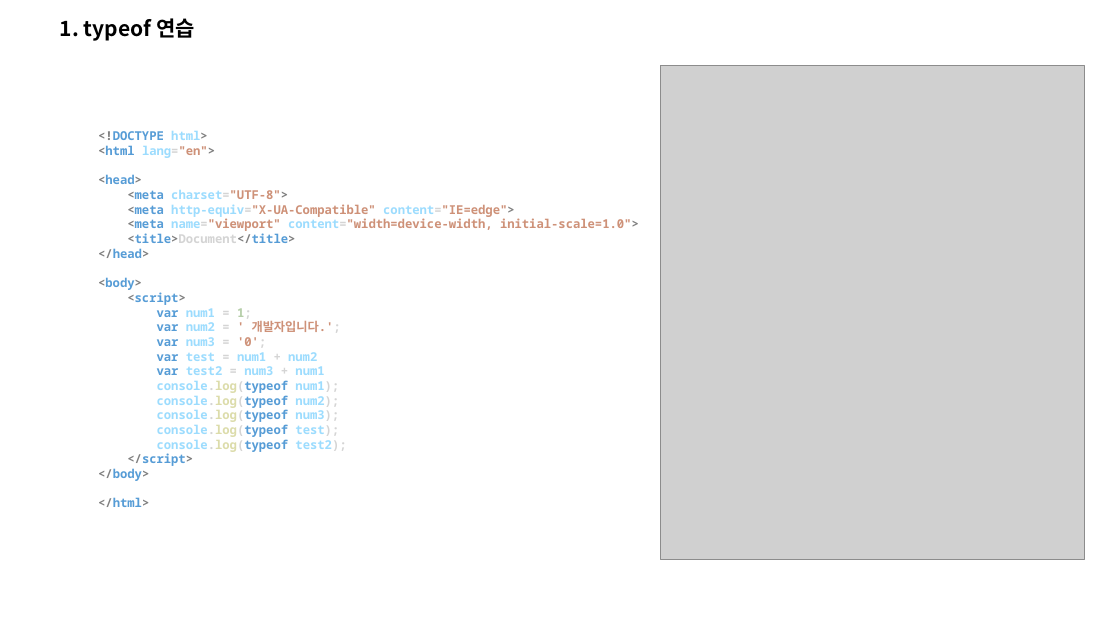
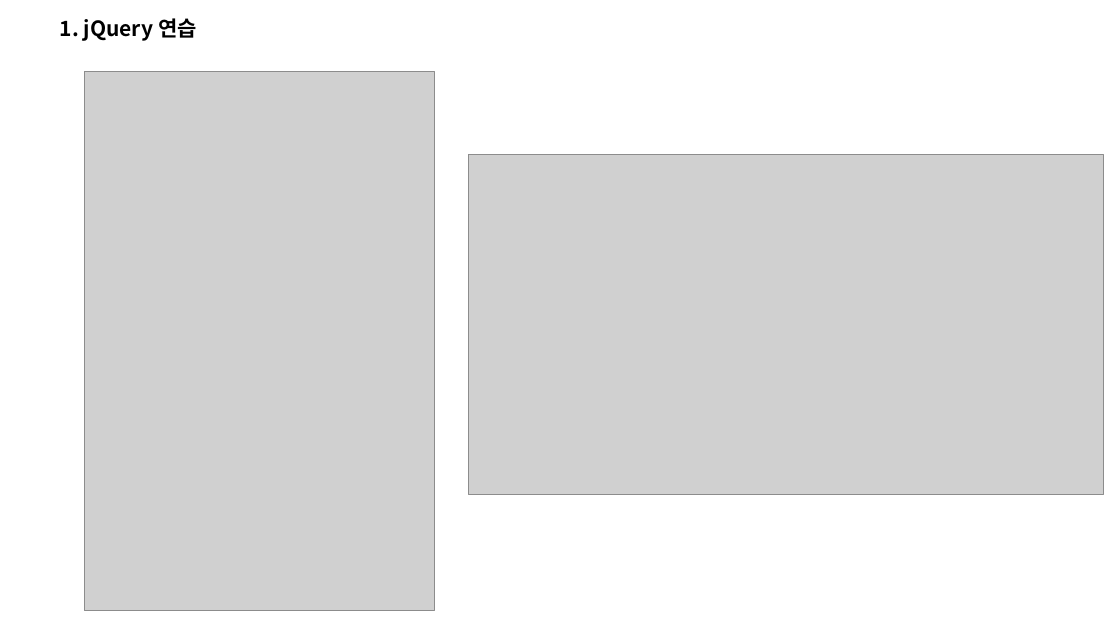
Before and after one commit to sonyoungsik/------, a slide deck: slide 9 of HTML(전체)/5월 13일 폴더/5강 과제 제출(손영식).pptx (slide 6 before the commit). Drawn at 1120x630 pixels with LibreOffice and Linux fonts; fonts in the diff are those of the drawing; grey boxes stand for pictures. Boxes give left, top, right and bottom in pixels: in the first picture for what was removed or moved away, otherwise in the second. Text is boxed around its words. In the diff, an @@ line names an element or a change of style, - is before the commit and + after.

```diff
--- a/HTML(전체)/5월 13일 폴더/5강 과제 제출(손영식).pptx
+++ b/HTML(전체)/5월 13일 폴더/5강 과제 제출(손영식).pptx
@@ text at (60,18,197,41): text changed @@
-1. typeof 연습
+1. jQuery 연습
@@ picture added at (85,71,434,611) @@
@@ text removed at (98,131,639,507) @@
-<!DOCTYPE html>
-<html lang="en">
-<head>
-<meta charset="UTF-8">
-<meta http-equiv="X-UA-Compatible" content="IE=edge">
-<meta name="viewport" content="width=device-width, initial-scale=1.0">
-<title>Document</title>
-</head>
-<body>
-<script>
-var num1 = 1;
-var num2 = ' 개발자입니다.';
-var num3 = '0';
-var test = num1 + num2
-var test2 = num3 + num1
-console.log(typeof num1);
-console.log(typeof num2);
-console.log(typeof num3);
-console.log(typeof test);
-console.log(typeof test2);
-</script>
-</body>
-</html>
@@ picture: place and size @@
-picture at (661,66,1086,559)
+picture at (469,155,1103,494)
```
Also in this commit, not shown: 4 other slides changed, 11 slides added, 13 slides removed, 11 other files.
